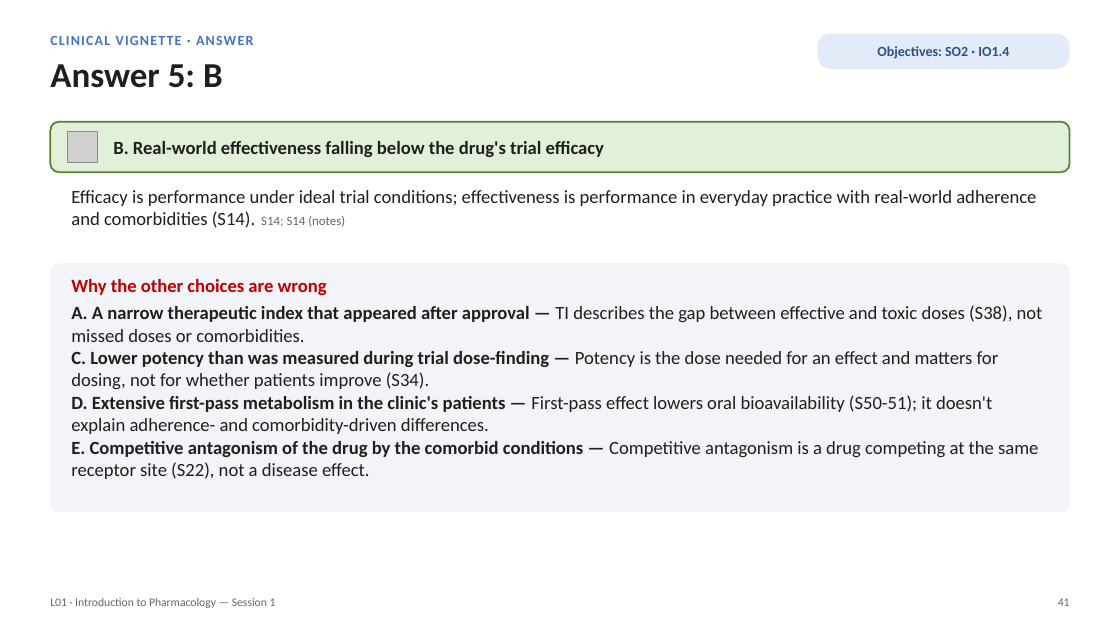
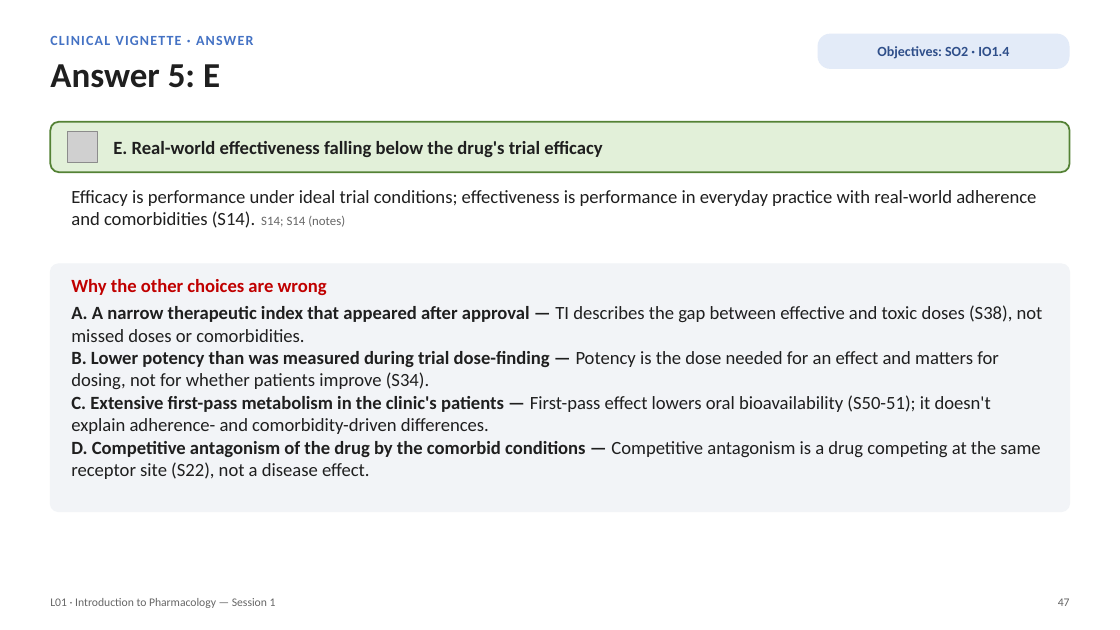
Before and after one commit to bishwokrit/DPAS-Pharm, a slide deck: slide 47 of docs/L01/L01_Unit_1_Introduction_to_Pharmacology_Session_1_study_deck.pptx (slide 41 before the commit). Drawn at 1120x630 pixels with LibreOffice and Linux fonts; fonts in the diff are those of the drawing; grey boxes stand for pictures. Boxes give left, top, right and bottom in pixels: in the first picture for what was removed or moved away, otherwise in the second. Text is boxed around its words. In the diff, an @@ line names an element or a change of style, - is before the commit and + after.

```diff
--- a/docs/L01/L01_Unit_1_Introduction_to_Pharmacology_Session_1_study_deck.pptx
+++ b/docs/L01/L01_Unit_1_Introduction_to_Pharmacology_Session_1_study_deck.pptx
@@ text at [50,64,220,88]: text changed @@
-Answer 5: B
+Answer 5: E
@@ text at [113,141,602,157]: text changed @@
-B. Real-world effectiveness falling below the drug's trial efficacy
+E. Real-world effectiveness falling below the drug's trial efficacy
@@ text at [71,351,1040,479]: text changed @@
-C. Lower potency than was measured during trial dose-finding — Potency is the dose needed for an effect and matters for dosing, not for whether patients improve (S34).
-D. Extensive first-pass metabolism in the clinic's patients — First-pass effect lowers oral bioavailability (S50-51); it doesn't explain adherence- and comorbidity-driven differences.
-E. Competitive antagonism of the drug by the comorbid conditions — Competitive antagonism is a drug competing at the same receptor site (S22), not a disease effect.
+B. Lower potency than was measured during trial dose-finding — Potency is the dose needed for an effect and matters for dosing, not for whether patients improve (S34).
+C. Extensive first-pass metabolism in the clinic's patients — First-pass effect lowers oral bioavailability (S50-51); it doesn't explain adherence- and comorbidity-driven differences.
+D. Competitive antagonism of the drug by the comorbid conditions — Competitive antagonism is a drug competing at the same receptor site (S22), not a disease effect.
@@ text at [1058,598,1070,606]: text changed @@
-41
+47
```
Also in this commit, not shown: 106 other slides changed, 22 slides added, 2 slides removed, 43 other files.
